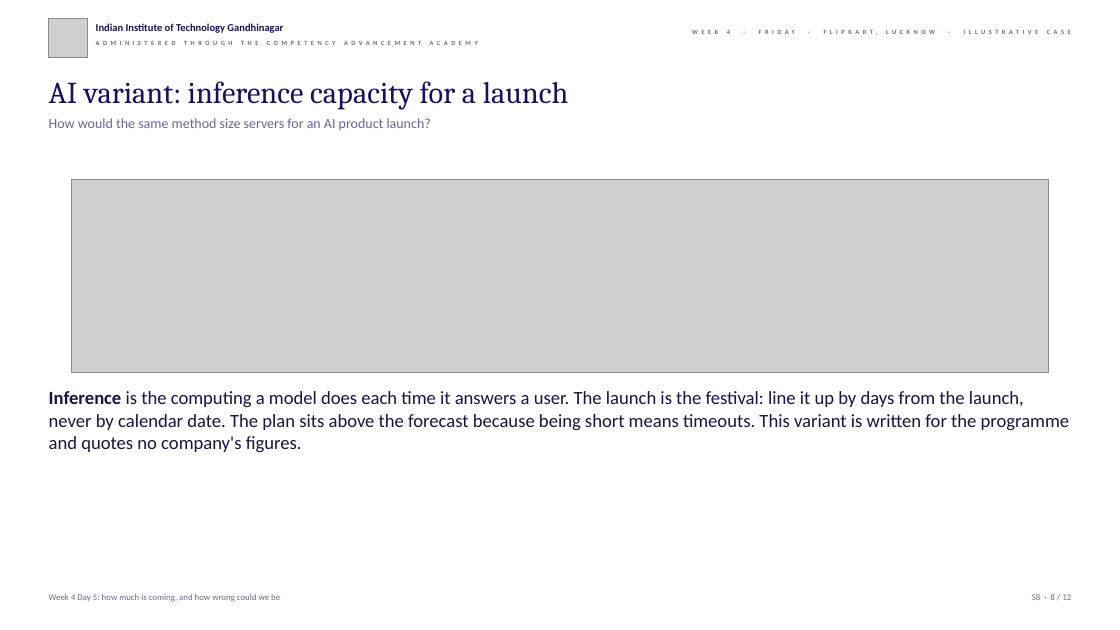
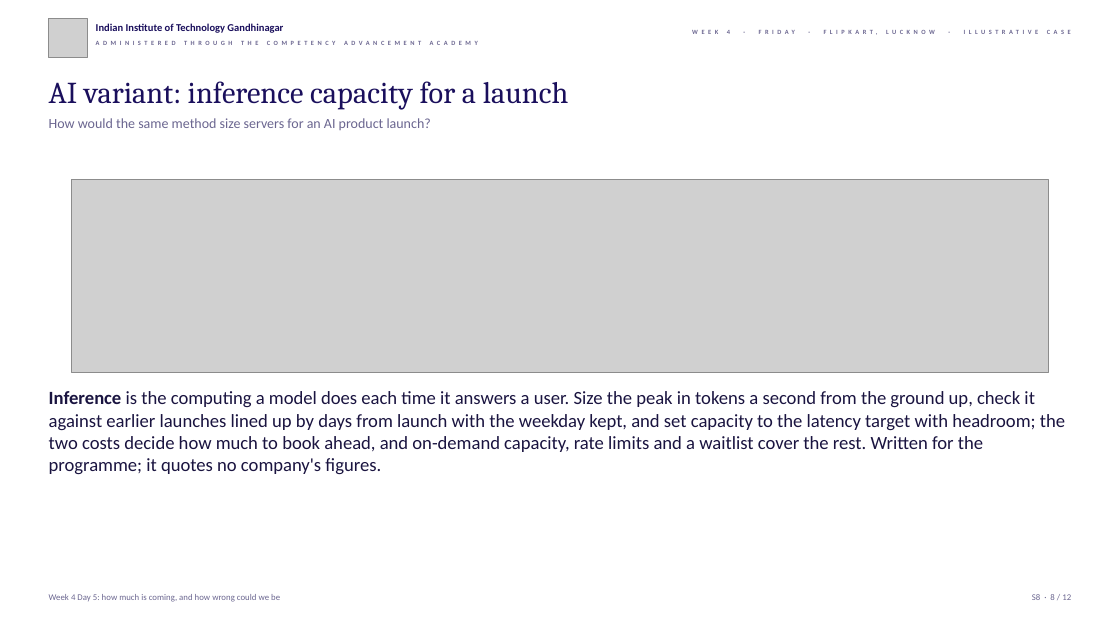
Before and after one commit to fde-academy-lab/c2-content-factory, a slide deck: slide 8 of content/W04/D5/slides/C2_W04_D05_half2_STUDENT.pptx. Drawn at 1120x630 pixels with LibreOffice and Linux fonts; fonts in the diff are those of the drawing; grey boxes stand for pictures; background and template pictures are left out. Boxes give left, top, right and bottom in pixels: in the first picture for what was removed or moved away, otherwise in the second. Text is boxed around its words. In the diff, an @@ line names an element or a change of style, - is before the commit and + after.

```diff
--- a/content/W04/D5/slides/C2_W04_D05_half2_STUDENT.pptx
+++ b/content/W04/D5/slides/C2_W04_D05_half2_STUDENT.pptx
@@ text at bbox=[49, 391, 1065, 475]: text changed @@
-Inference is the computing a model does each time it answers a user. The launch is the festival: line it up by days from the launch, never by calendar date. The plan sits above the forecast because being short means timeouts. This variant is written for the programme and quotes no company's figures.
+Inference is the computing a model does each time it answers a user. Size the peak in tokens a second from the ground up, check it against earlier launches lined up by days from launch with the weekday kept, and set capacity to the latency target with headroom; the two costs decide how much to book ahead, and on-demand capacity, rate limits and a waitlist cover the rest. Written for the programme; it quotes no company's figures.
```
Also in this commit, not shown: 8 other slides changed, 8 other files.
